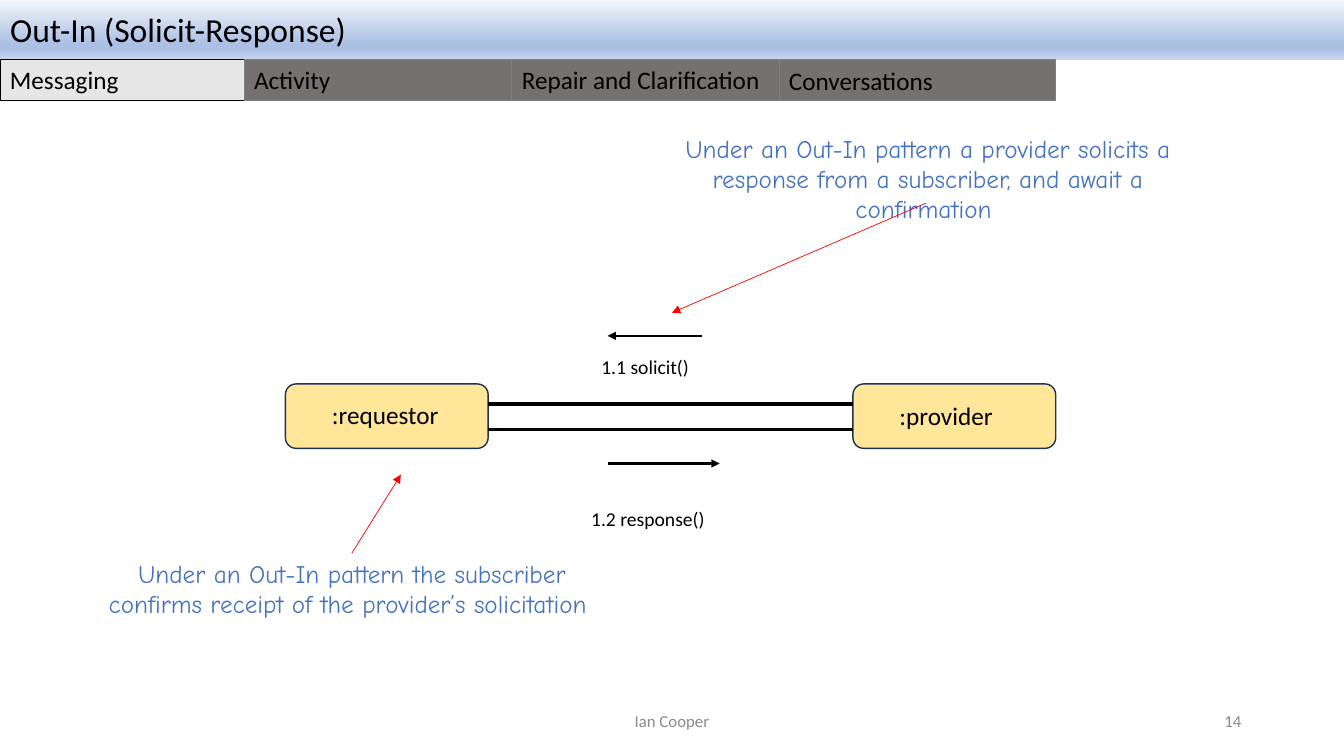
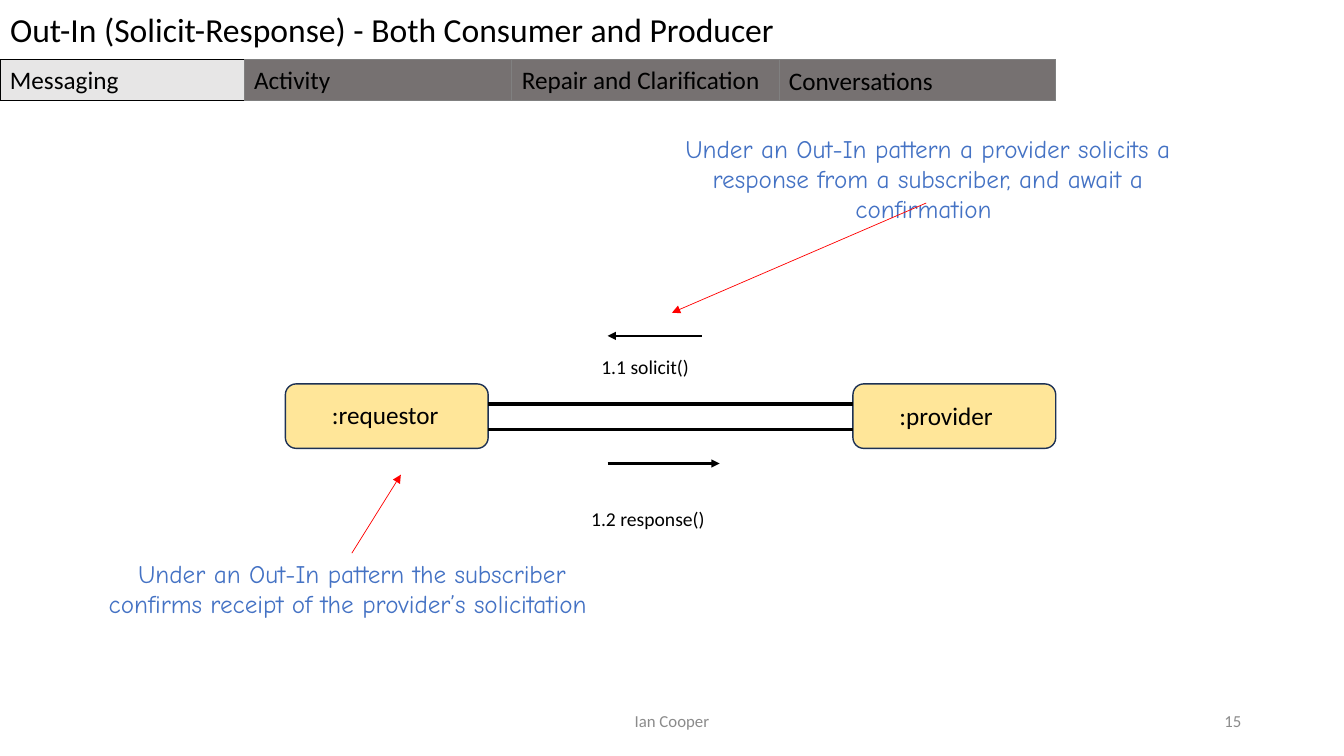
Before and after one commit to iancooper/Presentations, a slide deck: slide 15 of Conversation Patterns.pptx (slide 14 before the commit). Drawn at 1344x756 pixels with LibreOffice and Linux fonts; fonts in the diff are those of the drawing. Boxes give left, top, right and bottom in pixels: in the first picture for what was removed or moved away, otherwise in the second. Text is boxed around its words. In the diff, an @@ line names an element or a change of style, - is before the commit and + after.

```diff
--- a/Conversation Patterns.pptx
+++ b/Conversation Patterns.pptx
@@ rectangle "Out-In (Solicit-Response) - Both Consumer ..." at box(0, 0, 1344, 60): fill gradient #F6F8FC to #ABC0E4 to #C7D5ED to #FFFFFF @@
@@ text in rectangle at box(10, 17, 774, 48): text changed @@
-Out-In (Solicit-Response)
+Out-In (Solicit-Response) - Both Consumer and Producer
@@ page number at box(1224, 716, 1241, 727): text changed @@
-14
+15
```
Also in this commit, not shown: 50 other slides changed, 1 slide added, 1 other file.
